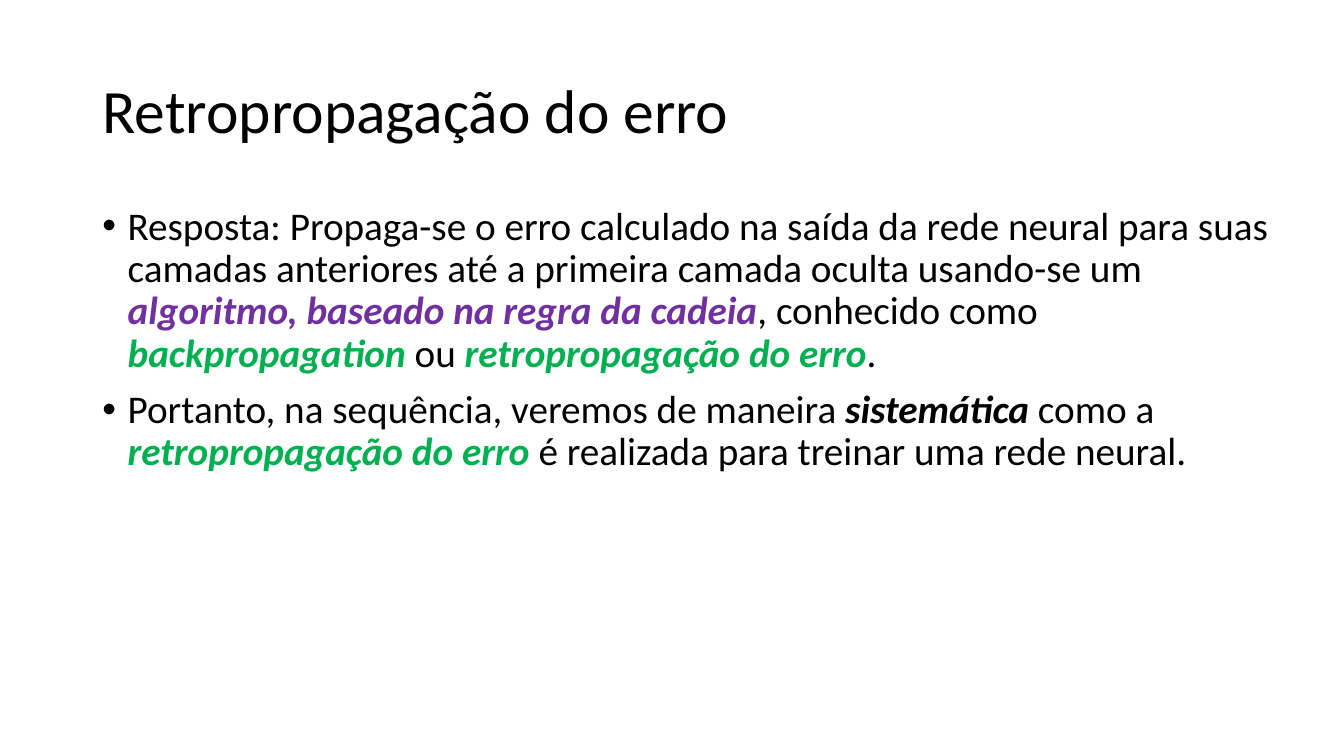
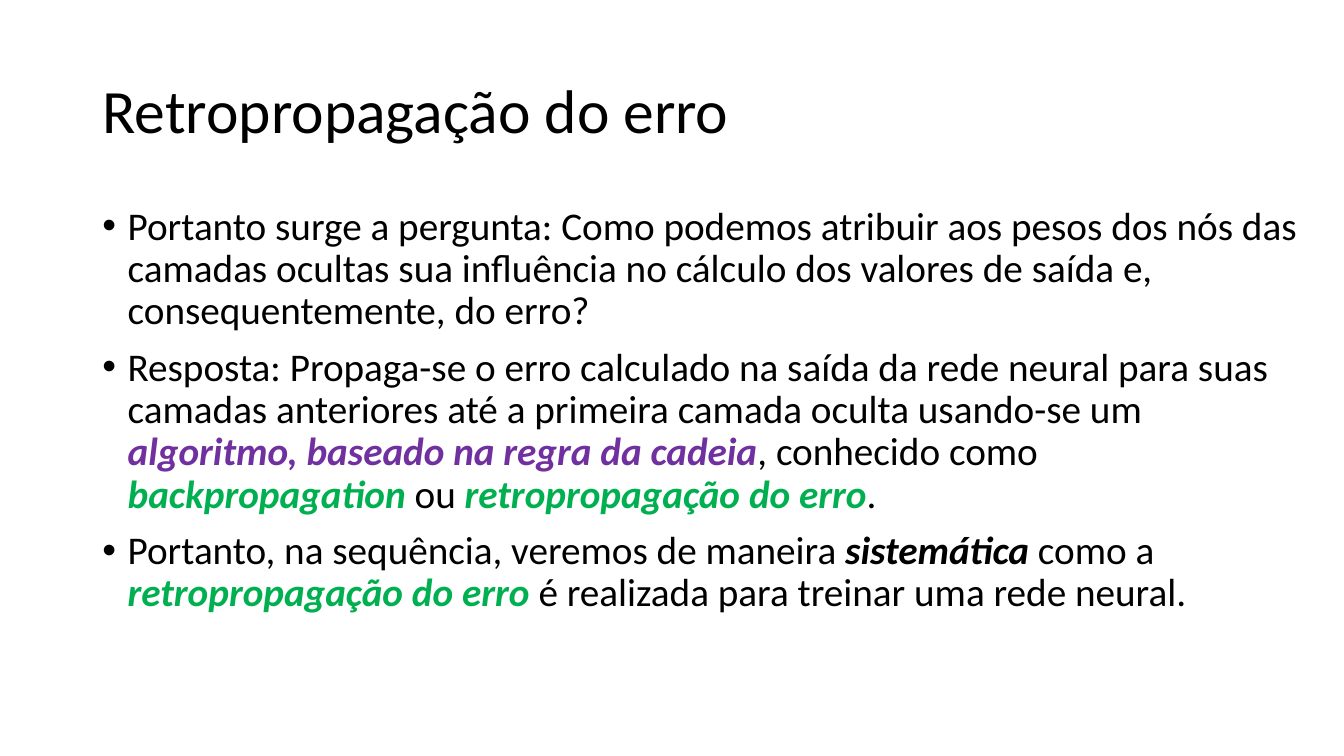
Before and after one commit to zz4fap/t320_aprendizado_de_maquina, a slide deck: slide 21 of slides/T320_Redes_Neurais_Artificiais (Parte III).pptx (slide 20 before the commit). Drawn at 1344x756 pixels with LibreOffice and Linux fonts; fonts in the diff are those of the drawing. Boxes give left, top, right and bottom in pixels: in the first picture for what was removed or moved away, otherwise in the second. Text is boxed around its words. In the diff, an @@ line names an element or a change of style, - is before the commit and + after.

```diff
--- a/slides/T320_Redes_Neurais_Artificiais (Parte III).pptx
+++ b/slides/T320_Redes_Neurais_Artificiais (Parte III).pptx
@@ text at (x1=128, y1=212, x2=1297, y2=331): paragraph added @@
+• Portanto surge a pergunta: Como podemos atribuir aos pesos dos nós das camadas ocultas sua influência no cálculo dos valores de saída e, consequentemente, do erro?
```
Also in this commit, not shown: 4 other slides changed, 1 slide added, 1 other file.
